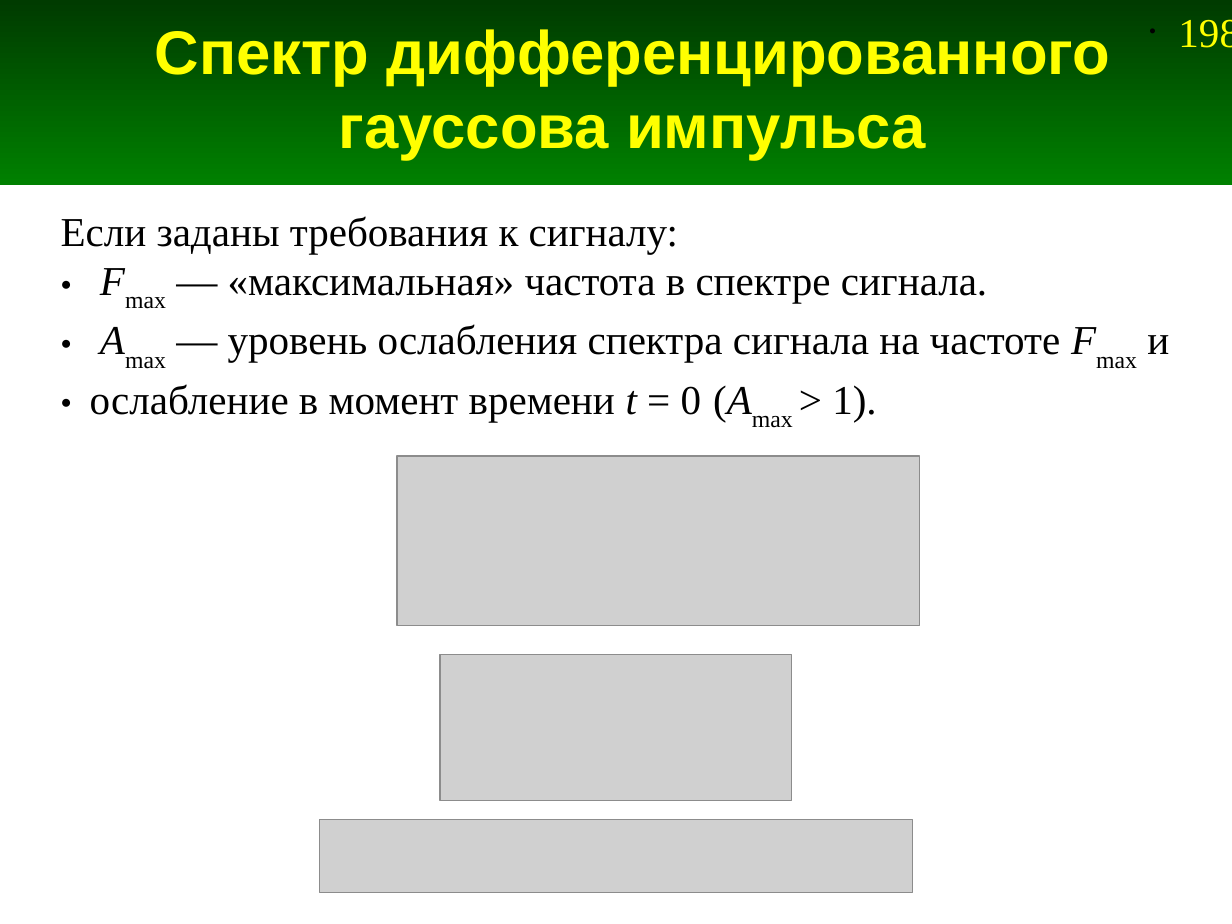
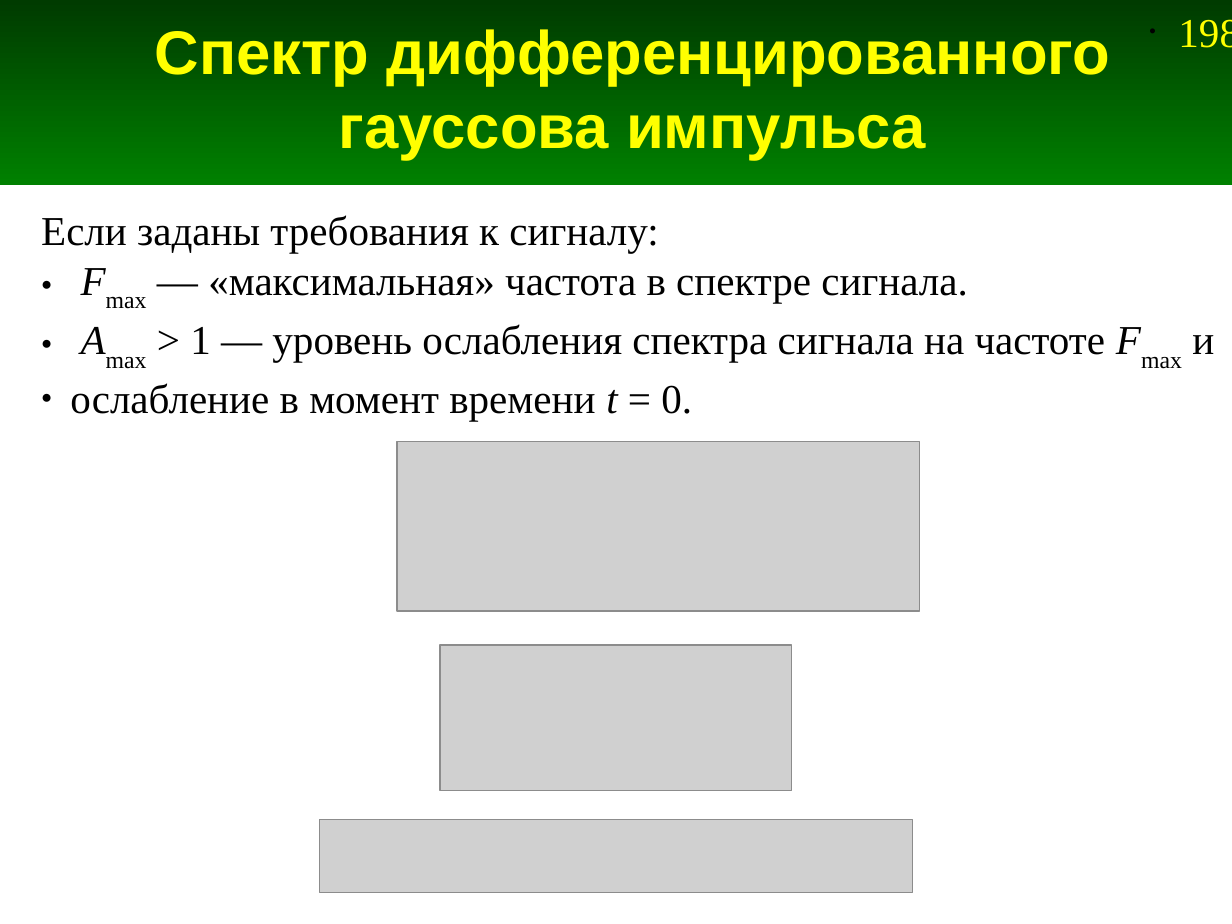
Before and after one commit to andris0147sv/modelling, a slide deck: slide 198 of presentations/2. FDTD.odp. Drawn at 1232x924 pixels with LibreOffice and Linux fonts; fonts in the diff are those of the drawing; grey boxes stand for pictures. Boxes give left, top, right and bottom in pixels: in the first picture for what was removed or moved away, otherwise in the second. Text is boxed around its words. In the diff, an @@ line names an element or a change of style, - is before the commit and + after.

```diff
--- a/presentations/2. FDTD.odp
+++ b/presentations/2. FDTD.odp
@@ text "Если заданы требования к сигналу:": place and size @@
-text "Если заданы требования к сигналу:" at [61, 216, 1169, 421]
+text "Если заданы требования к сигналу:" at [41, 215, 1214, 421]
@@ text at [70, 324, 1214, 421]: text changed @@
-● Amax — уровень ослабления спектра сигнала на частоте Fmax и
-● ослабление в момент времени t = 0 (Amax > 1).
+● Amax > 1 — уровень ослабления спектра сигнала на частоте Fmax и
+● ослабление в момент времени t = 0.
@@ picture: place and size @@
-picture at [397, 456, 919, 626]
+picture at [397, 441, 919, 611]
@@ picture: place and size @@
-picture at [440, 654, 791, 800]
+picture at [440, 646, 791, 791]
```
Also in this commit, not shown: 11 other slides changed, 1 slide added, 6 other files.
